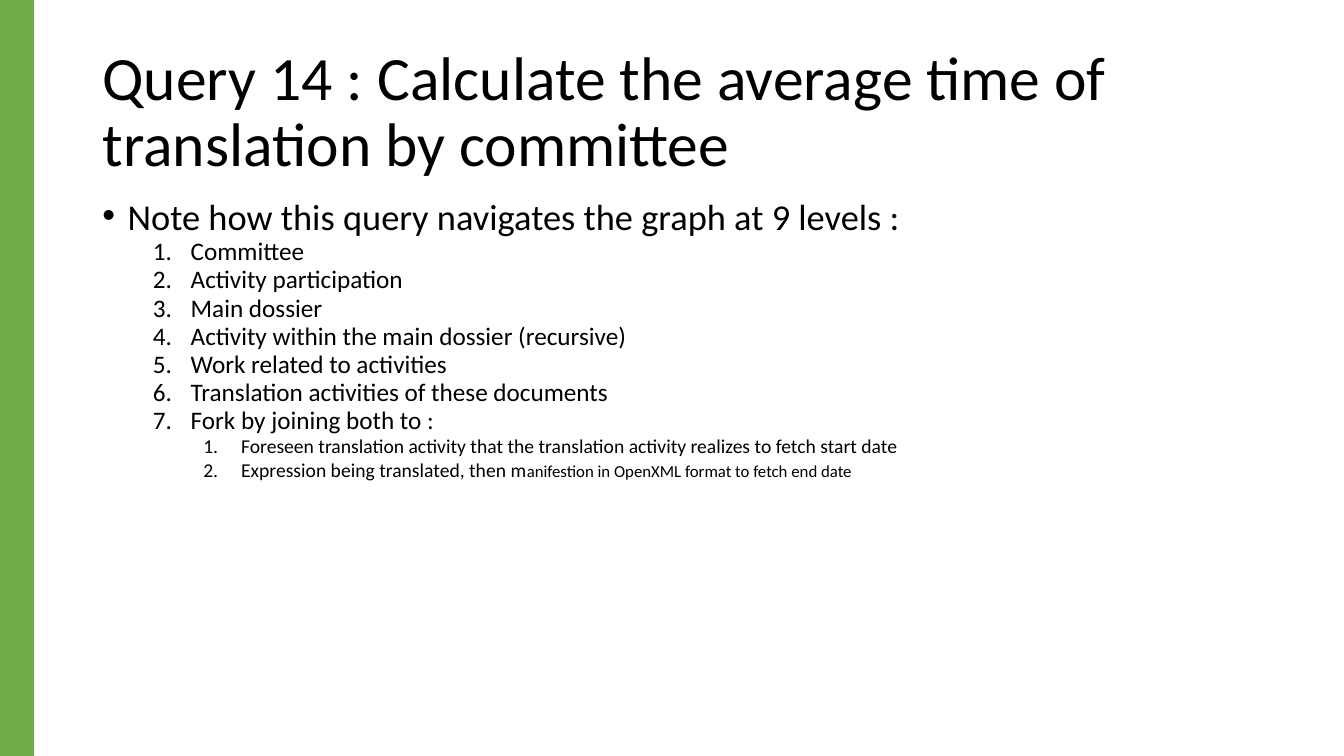
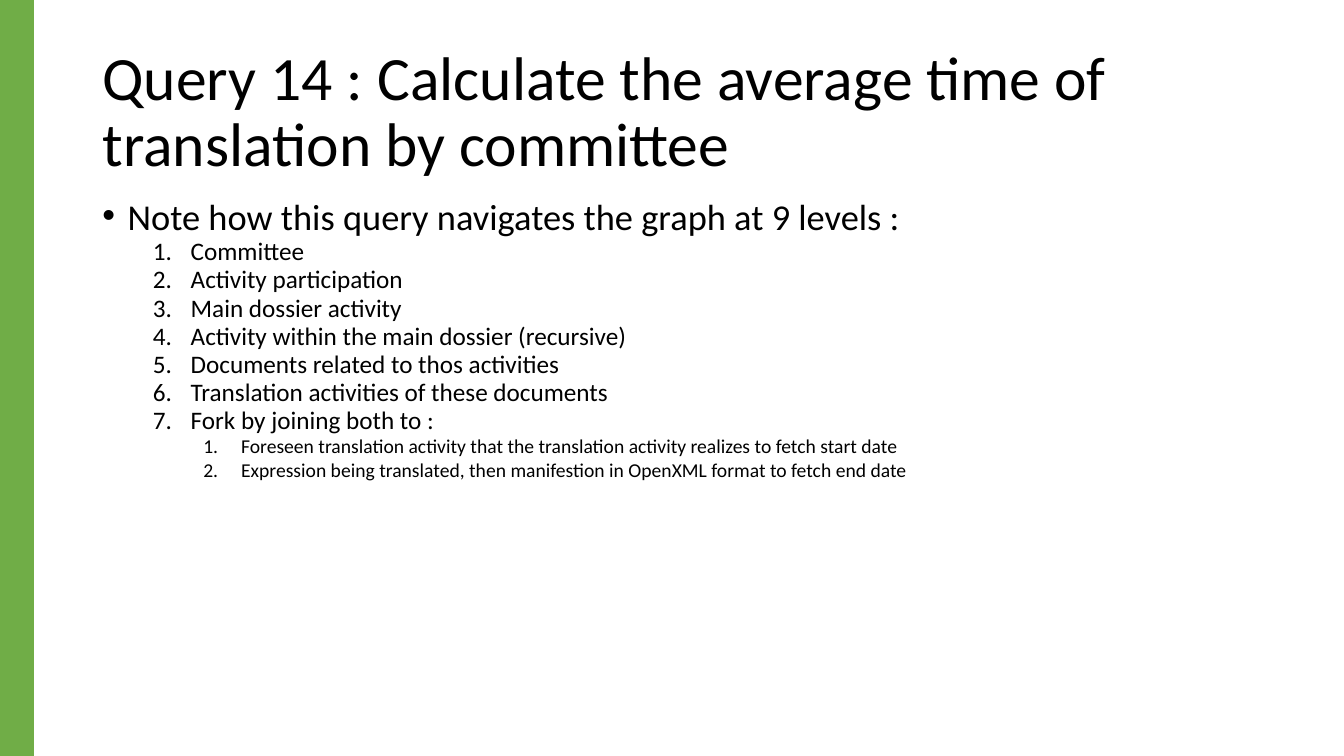
Before and after one commit to sparna-git/ep-graph-poc, a slide deck: slide 17 of Subtask6/EP_queries_note.odp. Drawn at 1344x756 pixels with LibreOffice and Linux fonts; fonts in the diff are those of the drawing. Boxes give left, top, right and bottom in pixels: in the first picture for what was removed or moved away, otherwise in the second. Text is boxed around its words. In the diff, an @@ line names an element or a change of style, - is before the commit and + after.

Commit message:
Final query delivery

```diff
--- a/Subtask6/EP_queries_note.odp
+++ b/Subtask6/EP_queries_note.odp
@@ text at [191, 299, 402, 321]: text changed @@
-  3. Main dossier
+  3. Main dossier activity
@@ text at [191, 355, 559, 374]: text changed @@
-  5. Work related to activities
+  5. Documents related to thos activities
@@ text at [241, 463, 907, 481]: size 12 to 14 pt in "manifestion in OpenXML format to fetch end ..." @@
```
Also in this commit, not shown: 1 other slide changed, 17 other files.
